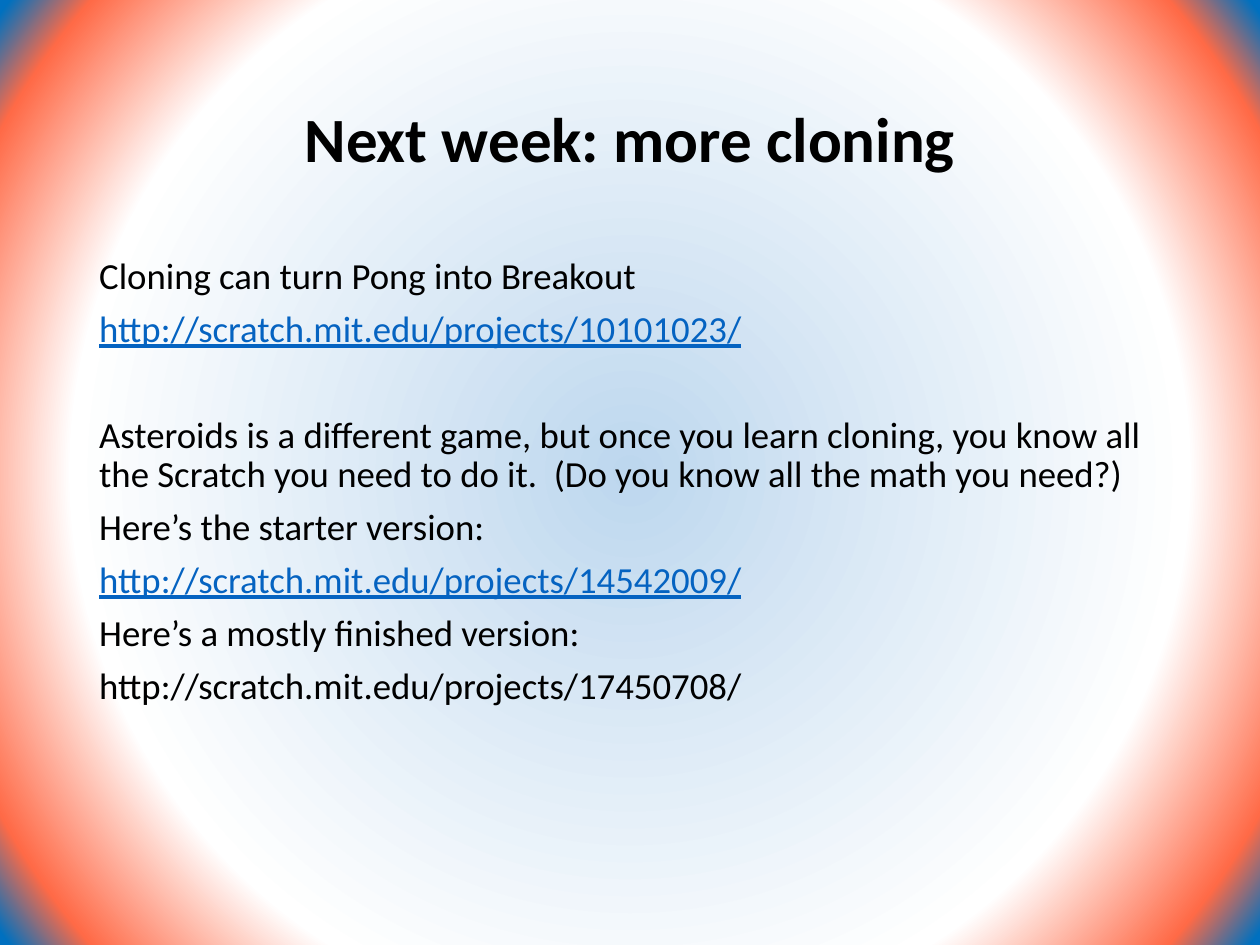
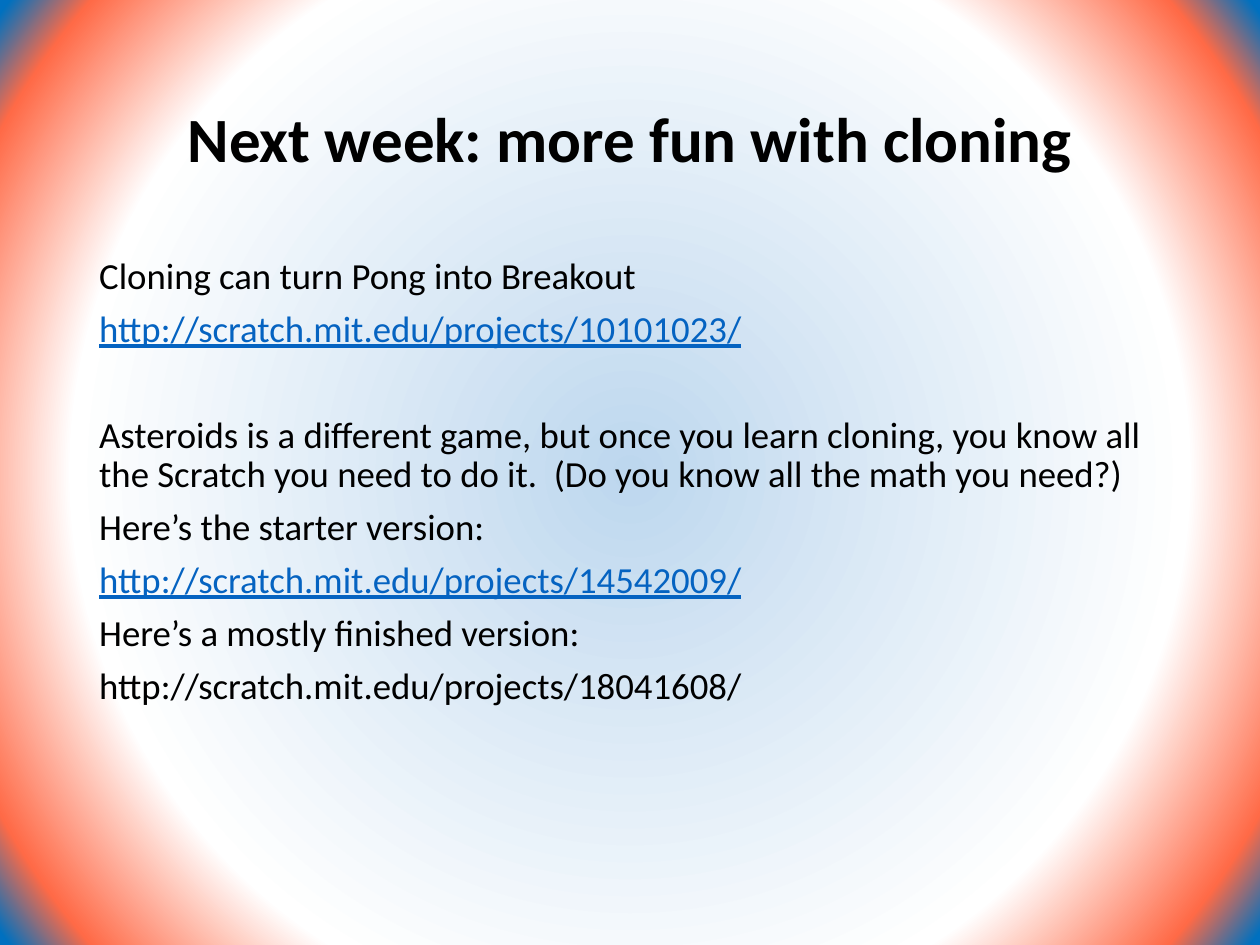
Before and after one commit to CoderDojoSV/scratch-series, a slide deck: slide 12 of Beyond Scratch Basics week2.pptx. Drawn at 1260x945 pixels with LibreOffice and Linux fonts; fonts in the diff are those of the drawing. Boxes give left, top, right and bottom in pixels: in the first picture for what was removed or moved away, otherwise in the second. Text is boxed around its words. In the diff, an @@ line names an element or a change of style, - is before the commit and + after.

```diff
--- a/Beyond Scratch Basics week2.pptx
+++ b/Beyond Scratch Basics week2.pptx
@@ title at [188, 117, 1071, 173]: text changed @@
-Next week: more cloning
+Next week: more fun with cloning
@@ text at [99, 673, 741, 706]: text changed @@
-http://scratch.mit.edu/projects/17450708/
+http://scratch.mit.edu/projects/18041608/
```
Also in this commit, not shown: 6 other slides changed.
